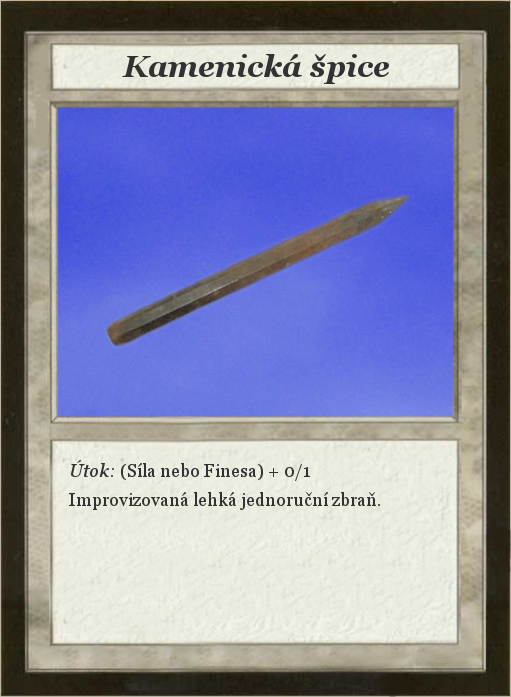
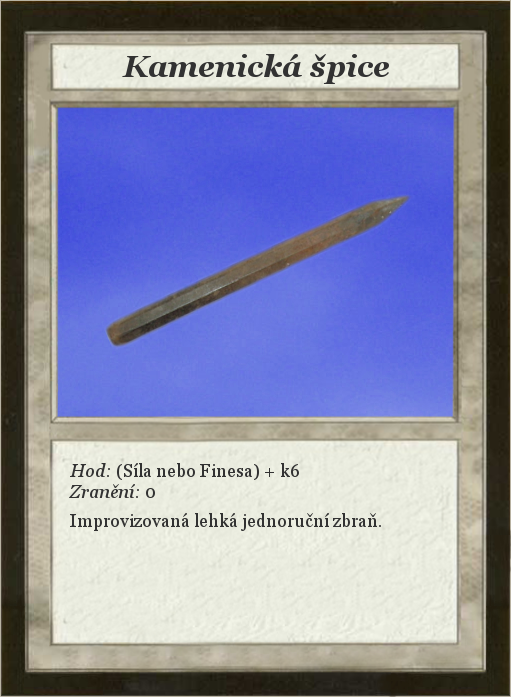
Two versions of the same layered image (511 × 697). Layer-by-layer changes:
renamed "Útok: (Síla nebo Finesa) + 0/1..." to "Hod: (Síla nebo Finesa) + k6 ...", painted on it over (69, 460, 381, 531)
